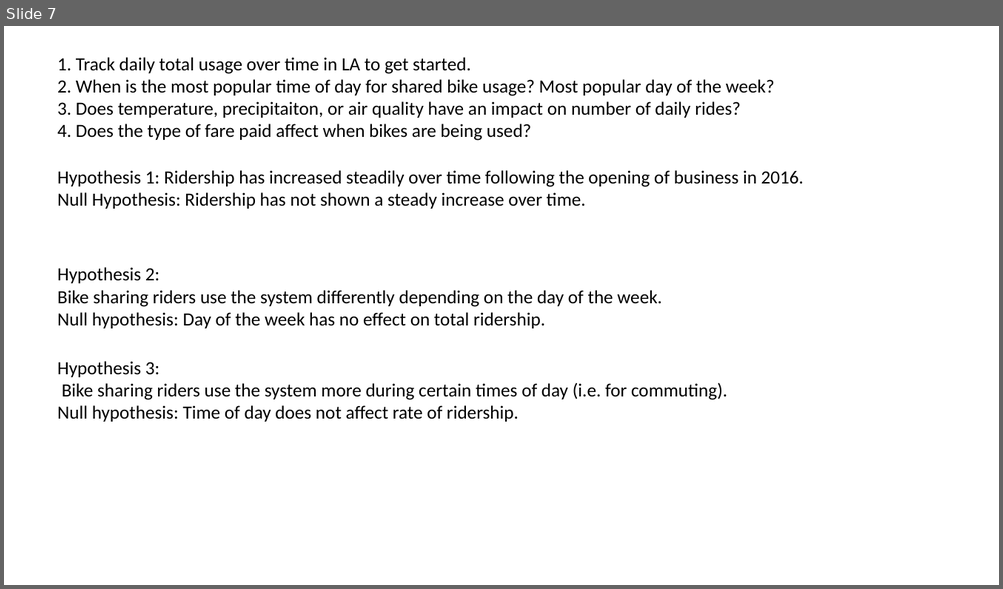
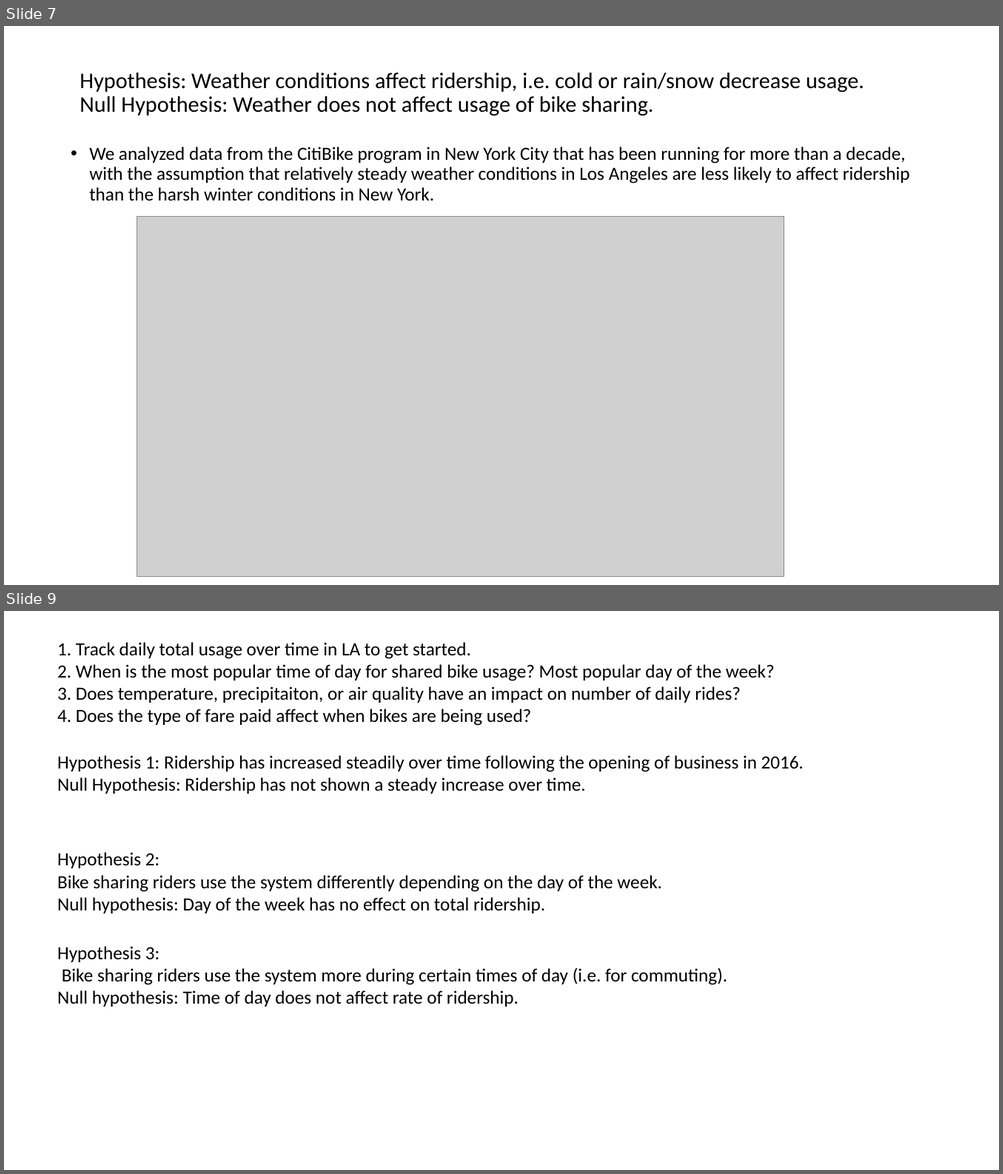
Before and after one commit to sqweets/Project1-LA-Bike_Share, a slide deck: If We Ran a Bike Sharing Company.pptx. Shown one above the other, each under a label of ours: slide 7 before the commit, slides 7 and 9 after it; the slides between them are not shown. The pictures are 1003x589 and 1003x1174 pixels, drawn with LibreOffice and Linux fonts; fonts in the diff are those of the drawing; grey boxes stand for pictures. Boxes give left, top, right and bottom in pixels: in the first picture for what was removed or moved away, otherwise in the second. Text is boxed around its words. In the diff, an @@ line names an element or a change of style, - is before the commit and + after.

```diff
--- a/If We Ran a Bike Sharing Company.pptx
+++ b/If We Ran a Bike Sharing Company.pptx
@@ slide 7 added at [4, 26, 999, 585], background #FFFFFF @@
@@ title added at [79, 73, 864, 116], 21.6 pt, text #000000 @@
+Hypothesis: Weather conditions affect ridership, i.e. cold or rain/snow decrease usage.
+Null Hypothesis: Weather does not affect usage of bike sharing.
@@ text added at [89, 147, 910, 201], 18 pt, text #000000 @@
+• We analyzed data from the CitiBike program in New York City that has been running for more than a decade, with the assumption that relatively steady weather conditions in Los Angeles are less likely to affect ridership than the harsh winter conditions in New York.
@@ picture added at [136, 216, 784, 577] @@
@@ what was slide 7 is now slide 9 @@
```
Also in this commit, not shown: 2 other slides added.
